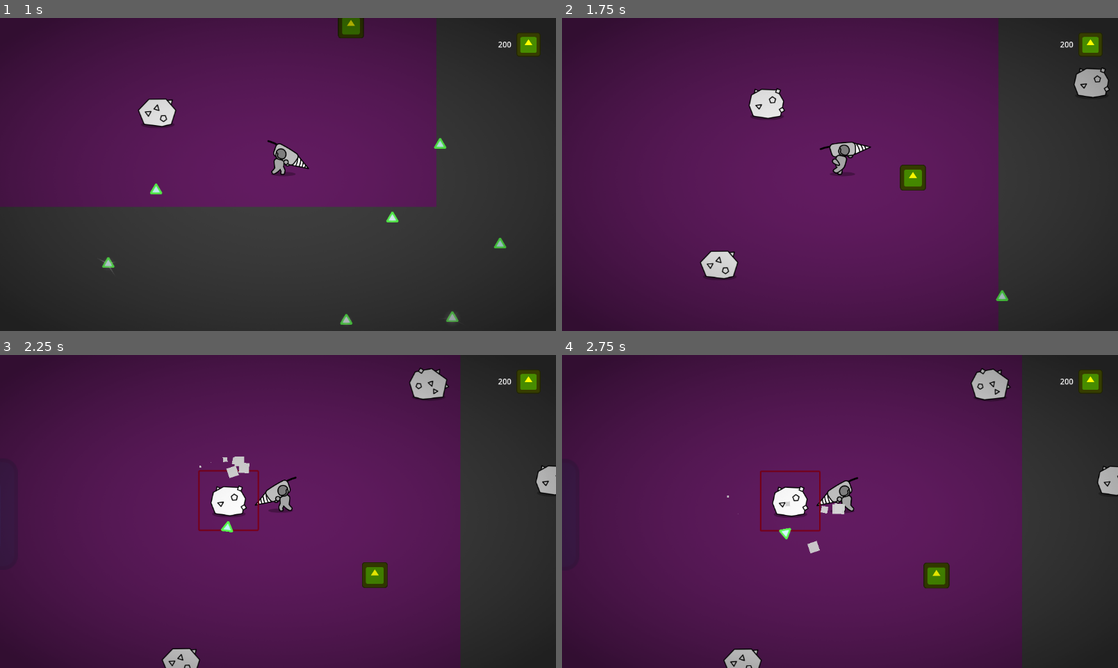
Above: before the commit, frames 1-4 (two rows, left to right).
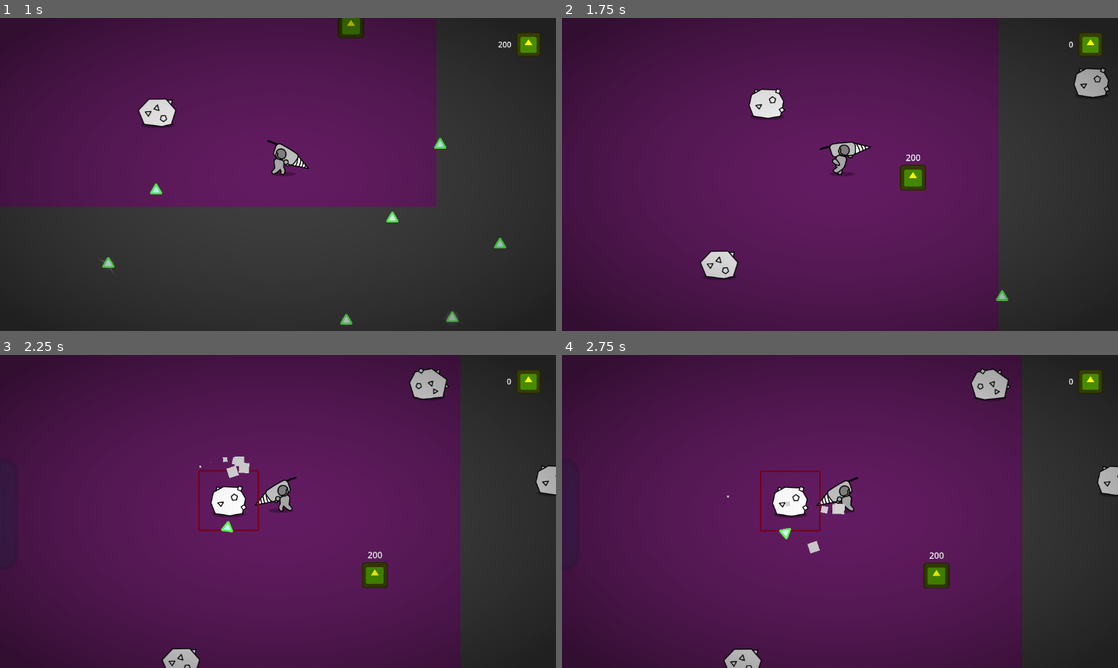
Above: after the commit, the same moments.

Repository: DeepRestGames/incremental-space-game
Game: Godot game, scene res://Scenes/Prototypes/Prototype_MainScene.tscn
The game is run twice, just before and just after one commit, with the same random seed, the same clock (stepped at 60 frames per second) and the same inputs. The engine's default icon, where the game draws it, is replaced by a stand-in: a white triangle on a blue panel in a dark square.
Inputs (mouse positions are in pixels of both pictures, inside the frame that each line leads up to):
- Up to frame 1 (1 s): move the mouse to (250, 237) at 0.52 s; hold W (move_up) from 0.53 s (still down); hold E (interact) from 0.53 s (still down)
- Up to frame 2 (1.75 s): keep holding W (move_up); move the mouse to (1006, 221) at 1.27 s; release E (interact) at 1.28 s; tap E (interact) at 1.35 s
- Up to frame 3 (2.25 s): move the mouse to (111, 464) at 2.02 s; release W (move_up) at 2.03 s; hold A (move_left) from 2.03 s (still down); hold E (interact) from 2.03 s (still down)
- Up to frame 4 (2.75 s): keep holding A (move_left); keep holding E (interact)

Frame 1 is identical in both runs. In frame 2, less than 0.1% of the frame differs, in the area x 61-92%, y 7-46%; in frame 3, less than 0.1%, in the area x 66-92%, y 7-66%; in frame 4, less than 0.1%.

Commit message:
Added resource label to deposit box

Diff:
--- a/Scenes/HUB/DepositBox/DepositBox.tscn
+++ b/Scenes/HUB/DepositBox/DepositBox.tscn
@@ -31,4 +31,22 @@
 scale = Vector2(0.7, 0.7)
 texture = ExtResource("1_1rdt8")
 
+[node name="ResourceNumberLabel" type="Label" parent="."]
+anchors_preset = 8
+anchor_left = 0.5
+anchor_top = 0.5
+anchor_right = 0.5
+anchor_bottom = 0.5
+offset_left = -25.0
+offset_top = -91.0
+offset_right = 26.0
+offset_bottom = -49.0
+grow_horizontal = 2
+grow_vertical = 2
+size_flags_horizontal = 4
+theme_override_font_sizes/font_size = 30
+text = "200"
+horizontal_alignment = 1
+vertical_alignment = 1
+
 [connection signal="body_entered" from="." to="." method="_on_body_entered"]
--- a/Scripts/GameManagers/GameManager.gd
+++ b/Scripts/GameManagers/GameManager.gd
@@ -56,8 +56,7 @@
 	current_deposit_box_resource += current_player_resource
 	current_player_resource = 0
 
-	print("Deposit box filled")
-	print("Total deposit box resources: " + str(current_deposit_box_resource))
+	EventBus.emit_signal("update_HUD")
 
 
 func on_expedition_started() -> void:
--- a/Scripts/HUB/DepositBox/DepositBox.gd
+++ b/Scripts/HUB/DepositBox/DepositBox.gd
@@ -1,10 +1,18 @@
 class_name DepositBox
 extends Area2D
+
+@onready var resource_number_label: Label = $ResourceNumberLabel
+
+
+func _ready() -> void:
+	resource_number_label.text = "0"
+	EventBus.connect("update_HUD", update_HUD)
 
 
 func _on_body_entered(body: Node2D) -> void:
 	if body.is_in_group("Player"):
+		EventBus.emit_signal("player_enter_deposit_box_area")
 
-		print("Player entered deposit box")
 
-		EventBus.emit_signal("player_enter_deposit_box_area")
+func update_HUD() -> void:
+	resource_number_label.text = str(GameManager.current_deposit_box_resource)
--- a/Scripts/Particles/PlayerToDepositBoxParticles.gd
+++ b/Scripts/Particles/PlayerToDepositBoxParticles.gd
@@ -1,23 +1,17 @@
 extends GPUParticles2D
 
-
-var source_position: Vector2
 var target_position: Vector2
 
 
 func _ready() -> void:
 	target_position = GameManager.deposit_box_position
-
 	EventBus.connect("start_resource_transfer_animation_to_deposit_box", start_animation)
 
 
 func _physics_process(_delta: float) -> void:
-	if GameManager.player:
-		source_position = GameManager.player.global_position
-
-	var direction = source_position.direction_to(target_position)
-
-	process_material.direction = Vector3(direction.x, direction.y, 0)
+	if emitting:
+		var direction = position.direction_to(target_position)
+		process_material.direction = Vector3(direction.x, direction.y, 0)
 
 
 func start_animation(resource_value: int) -> void:
